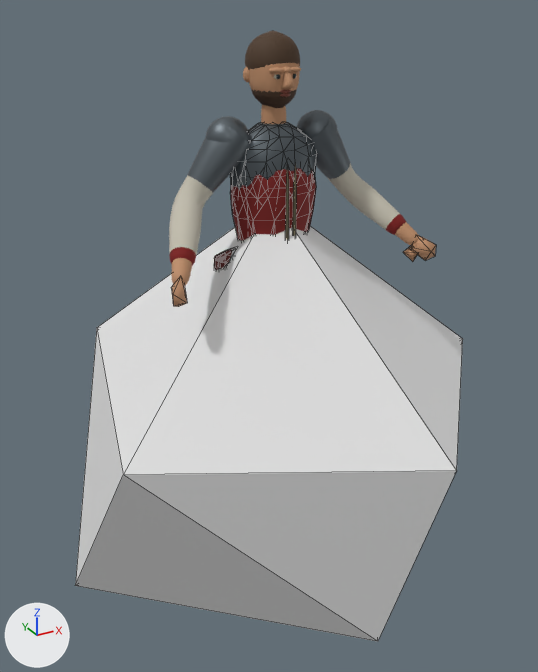
An edit to the glTF model assets/characters/shared/danish_warrior_lod2.glb, drawn before and after from the same camera.
The view is the same before and after, from a 50 mm camera at (-1.5, -2.69, 1.85) aimed at (-0.01, 0.02, 0.49). Every picture has the same lights, and +X, +Y and +Z are marked at lower left. The picture after the commit comes second. Mesh edges are drawn as thin lines on the coarser meshes.

Names of what the first picture shows: 'Character_Head.001', 'Clothing_SleeveL.001', 'Clothing_SleeveR.001', 'Hero_Torso.001', 'Icosphere.001' and 5 more.
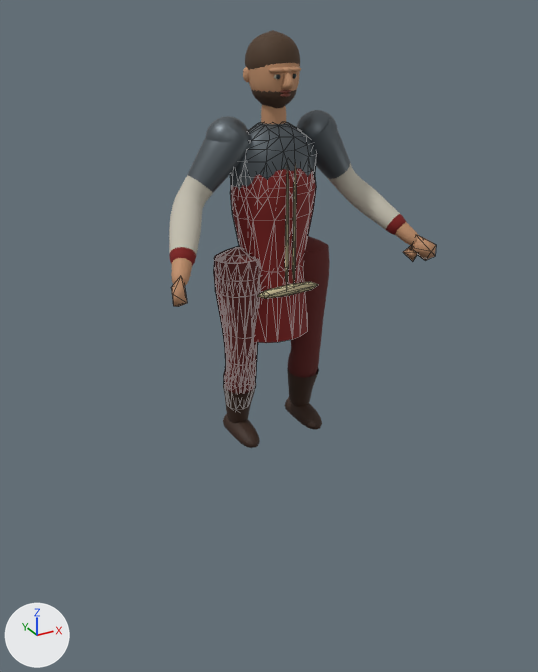
What the commit changed:
Object 'Icosphere.001' (ob_icosphere_001) now shows nothing instead of me_icosphere_002.

Pixel boxes [x1, y1, x2, y2] of what changed, in the pictures (538 x 672 px):
'Icosphere.001', no longer drawn
    before: [75, 226, 463, 642]
'Clothing_HoseR.001', unchanged, uncovered by the edit
    before: [214, 249, 232, 270]
    after: [214, 246, 260, 394]
'Clothing_HoseL.001', unchanged, uncovered by the edit
    after: [288, 236, 330, 378]
